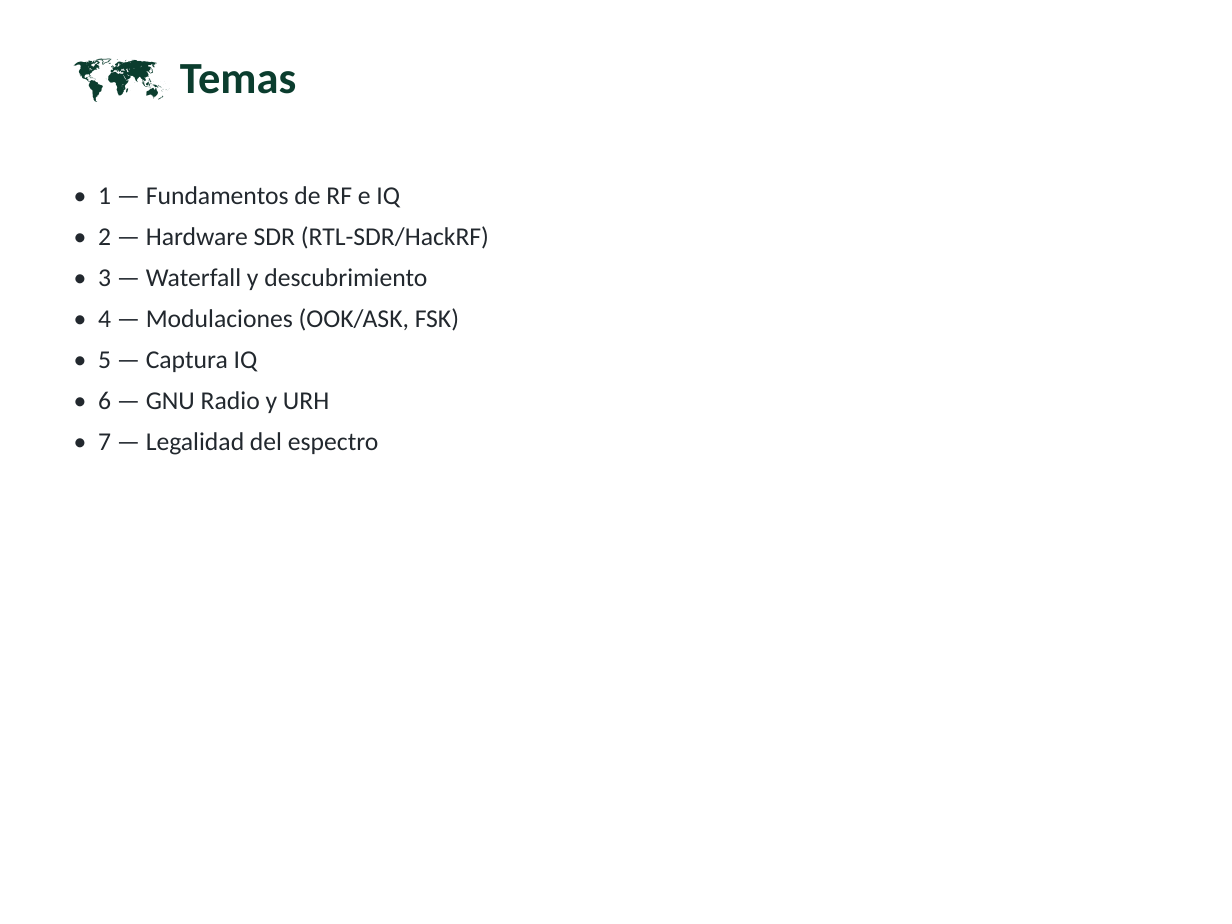
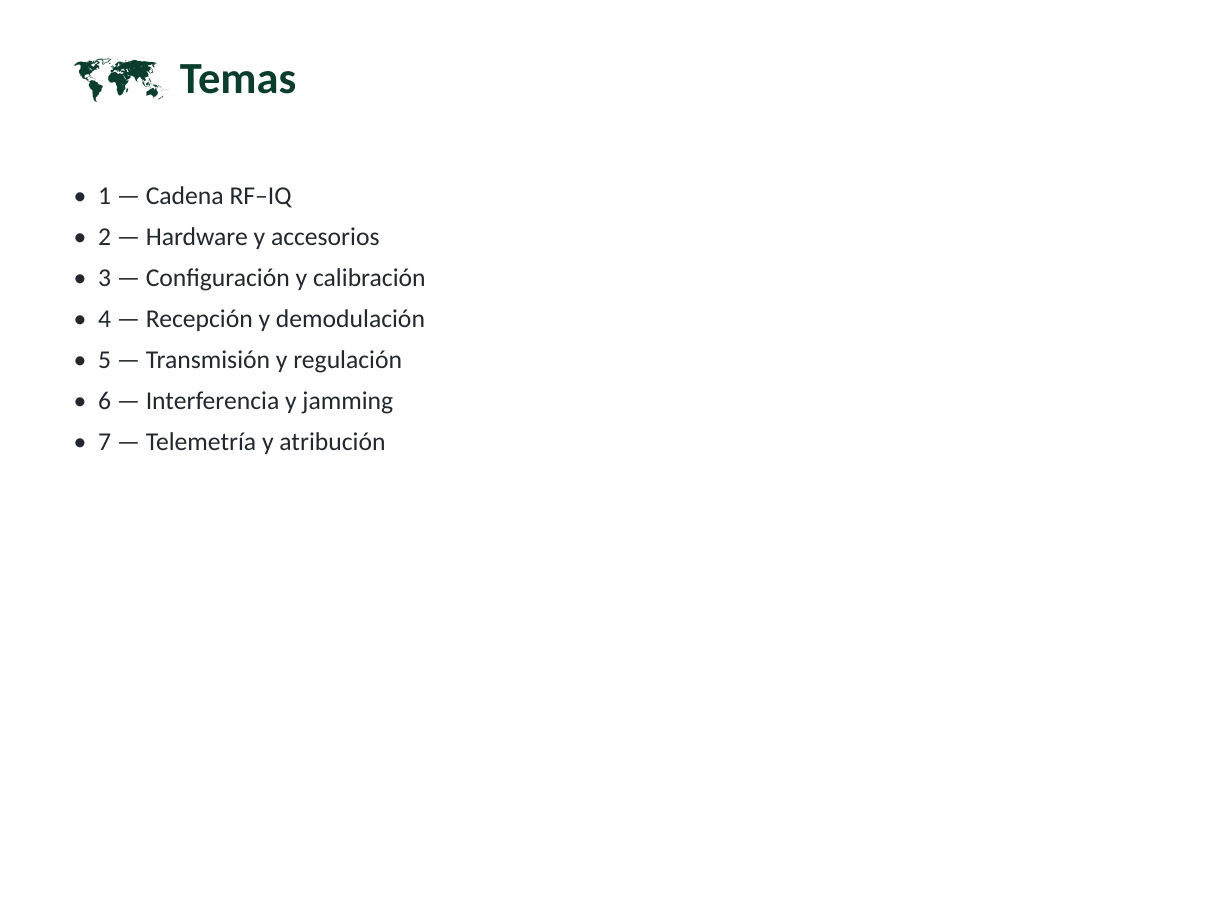
Before and after one commit to vladimiracunadev-create/modern-cybersecurity-program, a slide deck: slide 4 of classes/parte-13-seguridad-movil-iot-e-inalambrica/269-radio-definida-por-software-sdr/clase-269-presentacion.pptx. Drawn at 1232x924 pixels with LibreOffice and Linux fonts; fonts in the diff are those of the drawing. Boxes give left, top, right and bottom in pixels: in the first picture for what was removed or moved away, otherwise in the second. Text is boxed around its words. In the diff, an @@ line names an element or a change of style, - is before the commit and + after.

Commit message:
feat(parte-13): profundizar auditoria de hardware y radio

```diff
--- a/classes/parte-13-seguridad-movil-iot-e-inalambrica/269-radio-definida-por-software-sdr/clase-269-presentacion.pptx
+++ b/classes/parte-13-seguridad-movil-iot-e-inalambrica/269-radio-definida-por-software-sdr/clase-269-presentacion.pptx
@@ text at (98, 186, 426, 454): text changed @@
-• 1 — Fundamentos de RF e IQ
-• 2 — Hardware SDR (RTL-SDR/HackRF)
-• 3 — Waterfall y descubrimiento
-• 4 — Modulaciones (OOK/ASK, FSK)
-• 5 — Captura IQ
-• 6 — GNU Radio y URH
-• 7 — Legalidad del espectro
+• 1 — Cadena RF–IQ
+• 2 — Hardware y accesorios
+• 3 — Configuración y calibración
+• 4 — Recepción y demodulación
+• 5 — Transmisión y regulación
+• 6 — Interferencia y jamming
+• 7 — Telemetría y atribución
```
Also in this commit, not shown: 11 other slides changed, 4 slides added, 4 slides removed, 27 other files.
